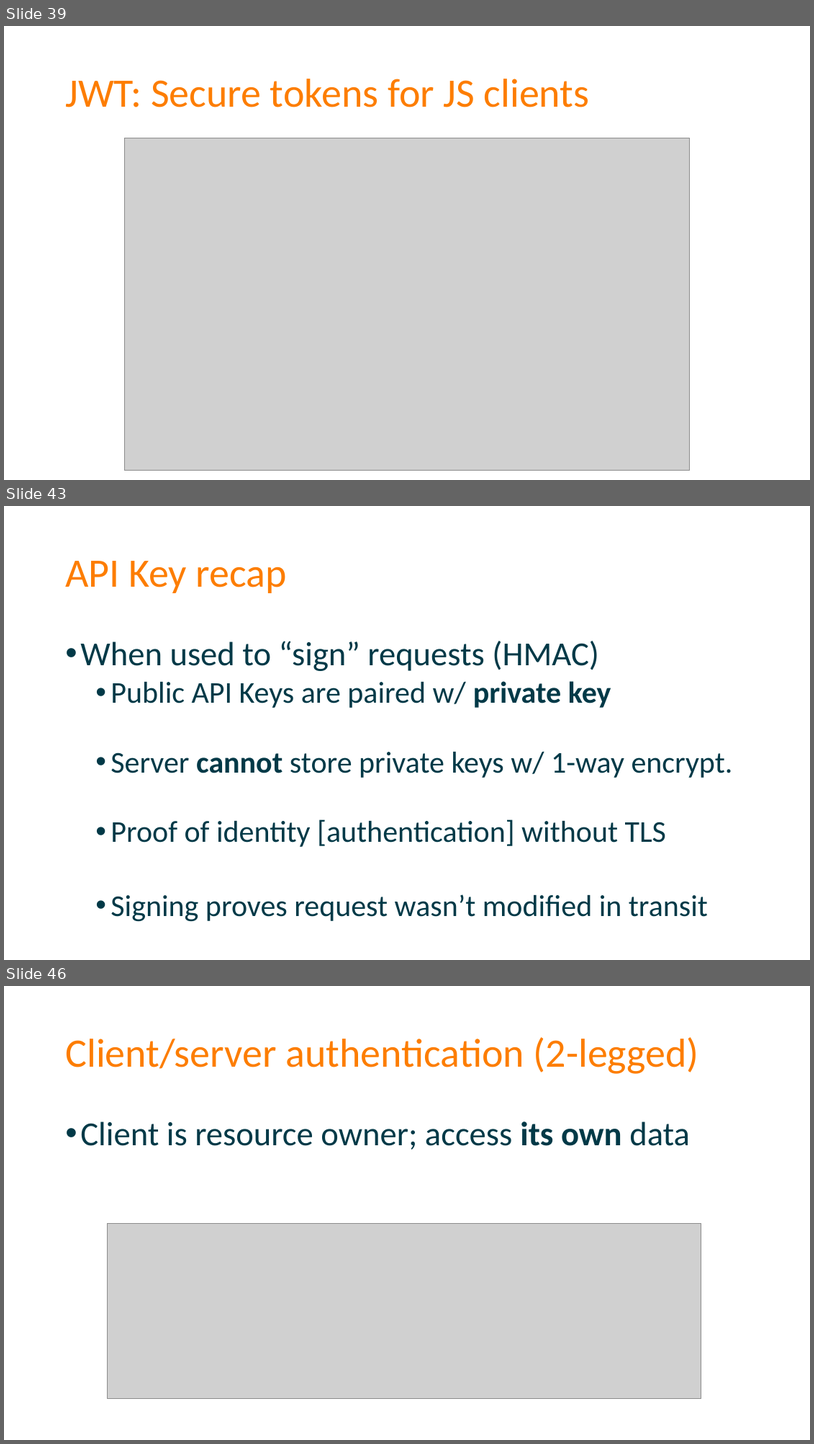
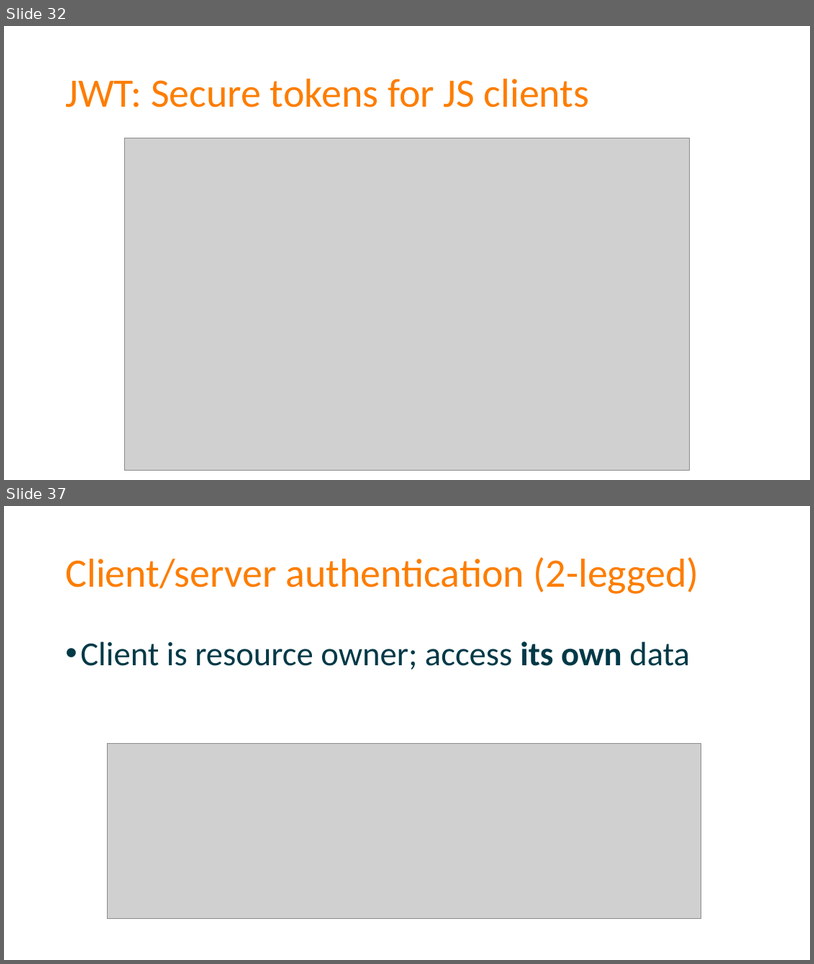
Before and after one commit to spetryjohnson/Securing-Your-API-Endpoints, a slide deck: Securing Your API Endpoints.pptx. Shown one above the other, each under a label of ours: slides 39, 43 and 46 before the commit, slides 32 and 37 after it; the slides between them are not shown. The pictures are 814x1444 and 814x964 pixels, drawn with LibreOffice and Linux fonts; fonts in the diff are those of the drawing; grey boxes stand for pictures. Boxes give left, top, right and bottom in pixels: in the first picture for what was removed or moved away, otherwise in the second. Text is boxed around its words. In the diff, an @@ line names an element or a change of style, - is before the commit and + after.

```diff
--- a/Securing Your API Endpoints.pptx
+++ b/Securing Your API Endpoints.pptx
@@ slide 43 removed at (x1=4, y1=506, x2=810, y2=960), background #FFFFFF @@
@@ title removed at (x1=65, y1=561, x2=287, y2=593) @@
-API Key recap
@@ text removed at (x1=80, y1=641, x2=733, y2=921) @@
-• When used to “sign” requests (HMAC)
-  • Public API Keys are paired w/ private key
-  • Server cannot store private keys w/ 1-way encrypt.
-  • Proof of identity [authentication] without TLS
-  • Signing proves request wasn’t modified in transit
@@ what was slide 39 is now slide 32 @@
@@ what was slide 46 is now slide 37 @@
```
Also in this commit, not shown: 4 slides changed, 8 slides added, 15 other slides removed, 3 other files.
